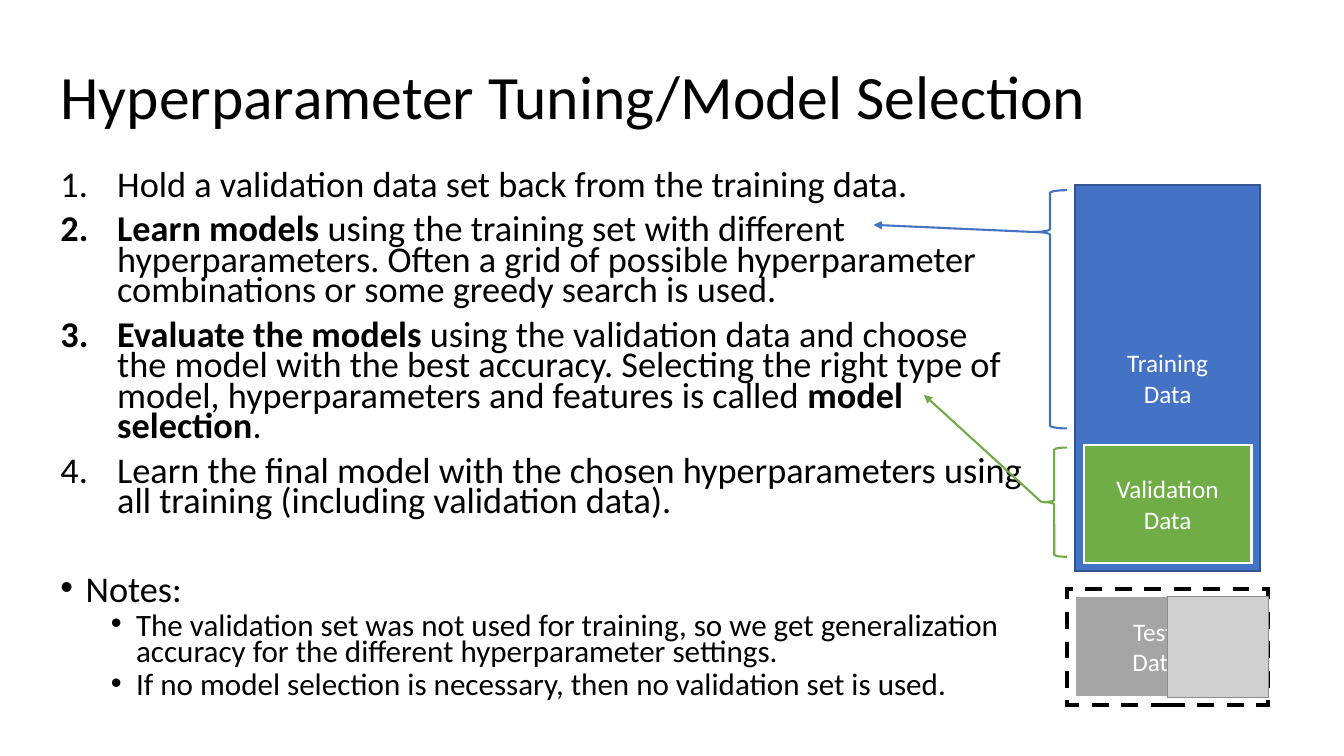
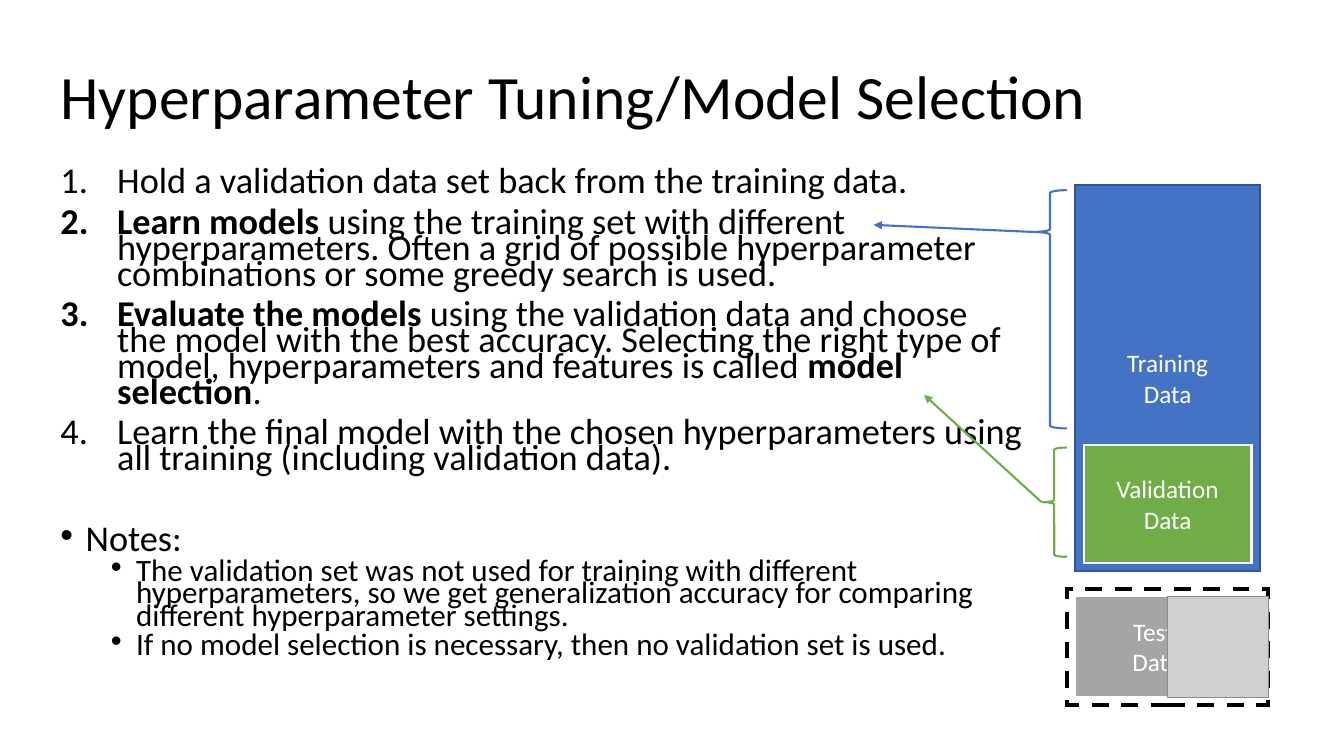
Before and after one commit to mhahsler/CS7320-AI, a slide deck: slide 21 of slides/19_ML_intro.pptx (slide 20 before the commit). Drawn at 1344x756 pixels with LibreOffice and Linux fonts; fonts in the diff are those of the drawing; grey boxes stand for pictures. Boxes give left, top, right and bottom in pixels: in the first picture for what was removed or moved away, otherwise in the second. Text is boxed around its words. In the diff, an @@ line names an element or a change of style, - is before the commit and + after.

```diff
--- a/slides/19_ML_intro.pptx
+++ b/slides/19_ML_intro.pptx
@@ text at (86,167,1022,660): line spacing 0.7 to 0.6 @@
@@ text at (136,559,973,632): text changed @@
-  • The validation set was not used for training, so we get generalization accuracy for the different hyperparameter settings.
+  • The validation set was not used for training with different hyperparameters, so we get generalization accuracy for comparing different hyperparameter settings.
```
Also in this commit, not shown: 13 other slides changed, 1 slide added, 1 other file.
